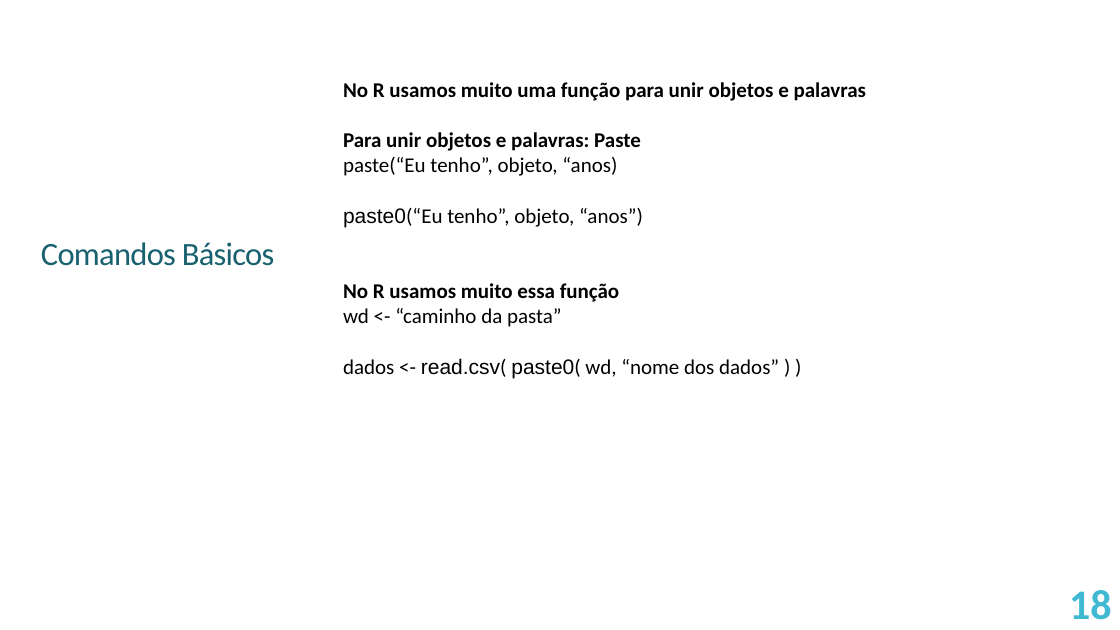
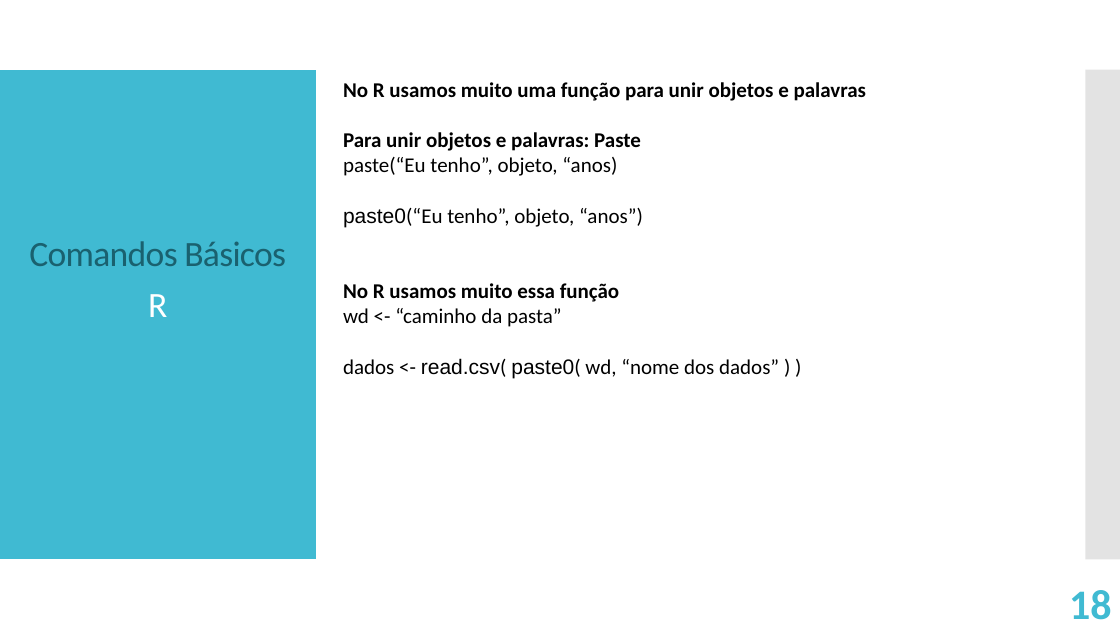
Before and after one commit to victorgalcantara/R-Intro, a slide deck: slide 18 of A01 - É de comer/A01 - Explore I.odp. Drawn at 1120x630 pixels with LibreOffice and Linux fonts; fonts in the diff are those of the drawing. Boxes give left, top, right and bottom in pixels: in the first picture for what was removed or moved away, otherwise in the second. Text is boxed around its words. In the diff, an @@ line names an element or a change of style, - is before the commit and + after.

```diff
--- a/A01 - É de comer/A01 - Explore I.odp
+++ b/A01 - É de comer/A01 - Explore I.odp
@@ freeform shape added at bbox=[0, 70, 317, 560], fill #40BAD2 @@
@@ freeform shape added at bbox=[1086, 70, 1120, 560], fill #C8C8C8 at 50% opacity @@
@@ text "Comandos Básicos" at bbox=[29, 241, 286, 317]: size 27.9 to 30.5 pt; line spacing 0.7 to 0.6 @@
```
Also in this commit, not shown: 18 other slides changed, 1 slide added, 1 slide removed, 1 other file.
